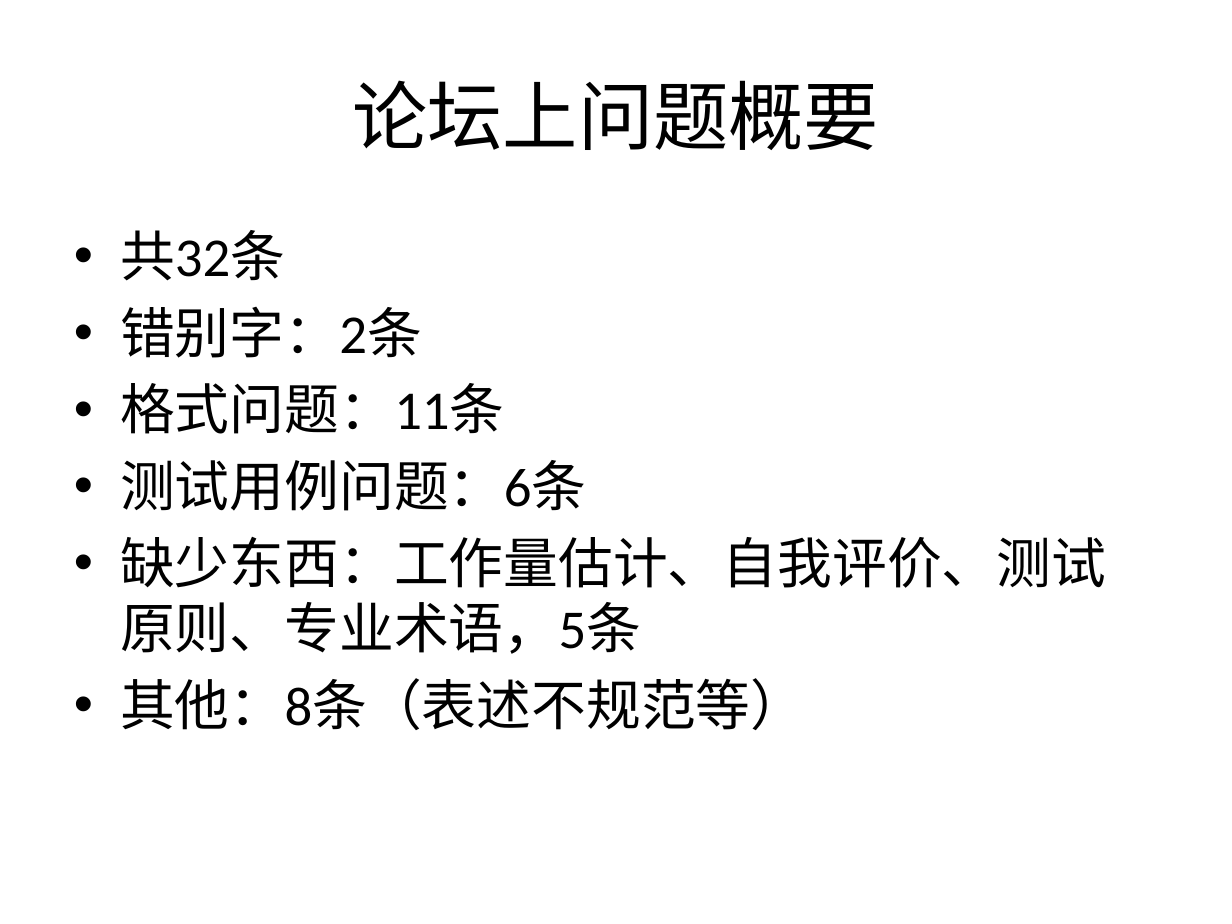
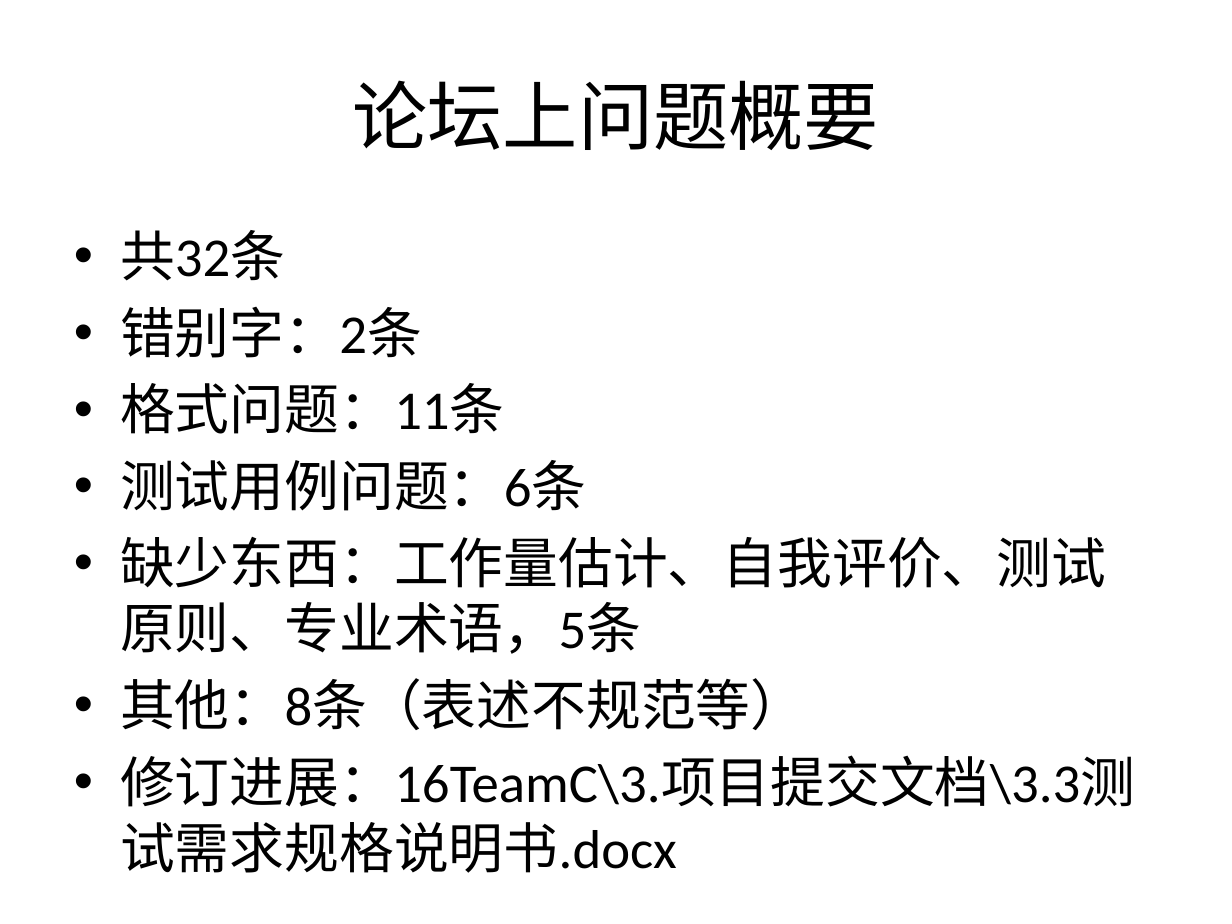
Before and after one commit to bhsei/16TeamC, a slide deck: slide 3 of 2.项目PPT/第十二周进度.pptx. Drawn at 1232x924 pixels with LibreOffice and Linux fonts; fonts in the diff are those of the drawing. Boxes give left, top, right and bottom in pixels: in the first picture for what was removed or moved away, otherwise in the second. Text is boxed around its words. In the diff, an @@ line names an element or a change of style, - is before the commit and + after.

```diff
--- a/2.项目PPT/第十二周进度.pptx
+++ b/2.项目PPT/第十二周进度.pptx
@@ text at (x1=120, y1=755, x2=1135, y2=873): paragraph added @@
+• 修订进展：16TeamC\3.项目提交文档\3.3测试需求规格说明书.docx
```
Also in this commit, not shown: 1 other slide changed, 5 slides added, 1 other file.
